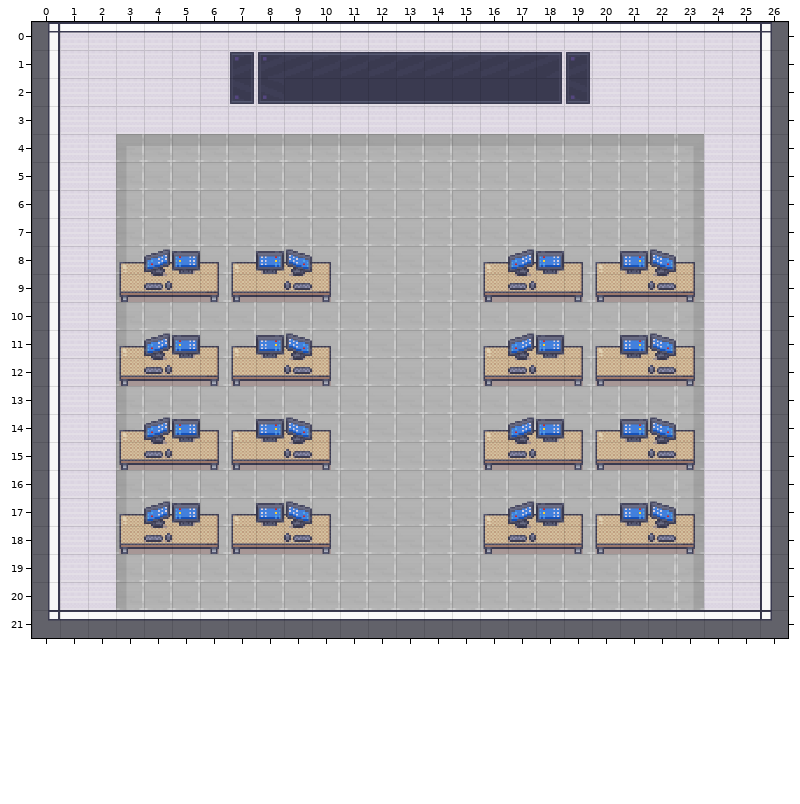
One commit to this Tiled map (JSON): assets/maps/lab.json. The first picture shows the starting point.
Cells are 32x32 px. Shown: x 0..26, y 0..21.
The result:
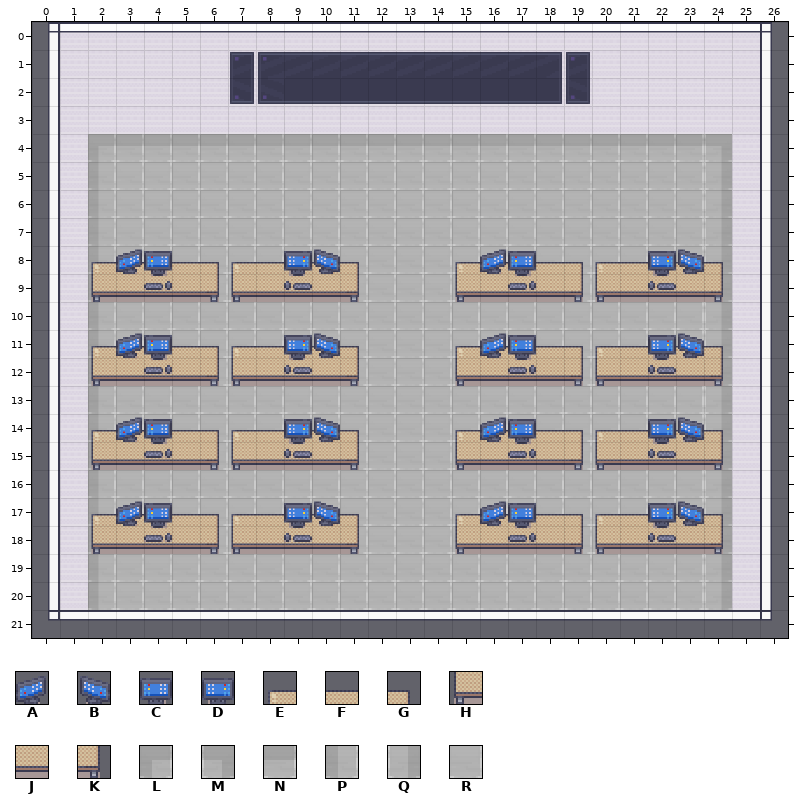
Key: from "office": A 426, B 426 flipped left-right, C 427, D 427 flipped left-right, E 484, F 485, G 486, H 500, J 501, K 502; from "wall-floor": L 90, M 90 flipped left-right, N 91, P 106, Q 106 flipped left-right, R 107.
_ is an empty cell.
Changes in this commit:
Layer "floor":
Tile P gives way to one hidden under a higher layer in row 9 at x 3; in row 12 at x 3; in row 15 at x 3; in row 18 at x 3.
Tile Q gives way to one hidden under a higher layer in row 9 at x 23; in row 12 at x 23; in row 15 at x 23; in row 18 at x 23.
Tile L now appears in row 4 at x 2.
Tile M now appears in row 4 at x 24.
The author changed tile M to tile N in row 4 at x 23.
Tile P now appears in rows 5 to 20 at x 2.
Tile Q now appears in rows 5 to 20 at x 24.
The author changed tile P to tile R in row 8 at x 3; in row 11 at x 3; in row 14 at x 3; in row 17 at x 3.
The author changed tile Q to tile R in rows 5 to 8 at x 23; in rows 10 to 11 at x 23; in rows 13 to 14 at x 23; in rows 16 to 17 at x 23; in rows 19 to 20 at x 23.
Layer "desks":
Tile E now appears in row 8 at x 2 and 15; in row 11 at x 2 and 15; in row 14 at x 2 and 15; in row 17 at x 2 and 15.
The author changed tile E to tile F in row 8 at x 3 and 16; in row 11 at x 3 and 16; in row 14 at x 3 and 16; in row 17 at x 3 and 16.
The author changed tile G to tile F in row 8 at x 10 and 23; in row 11 at x 10 and 23; in row 14 at x 10 and 23; in row 17 at x 10 and 23.
Tile G now appears in row 8 at x 11 and 24; in row 11 at x 11 and 24; in row 14 at x 11 and 24; in row 17 at x 11 and 24.
Tile H now appears in row 9 at x 2 and 15; in row 12 at x 2 and 15; in row 15 at x 2 and 15; in row 18 at x 2 and 15.
The author changed tile H to tile J in row 9 at x 3 and 16; in row 12 at x 3 and 16; in row 15 at x 3 and 16; in row 18 at x 3 and 16.
The author changed tile K to tile J in row 9 at x 10 and 23; in row 12 at x 10 and 23; in row 15 at x 10 and 23; in row 18 at x 10 and 23.
Tile K now appears in row 9 at x 11 and 24; in row 12 at x 11 and 24; in row 15 at x 11 and 24; in row 18 at x 11 and 24.
Layer "screens":
Tile A now appears in row 8 at x 3 and 16; in row 11 at x 3 and 16; in row 14 at x 3 and 16; in row 17 at x 3 and 16.
Tile B now appears in row 8 at x 10 and 23; in row 11 at x 10 and 23; in row 14 at x 10 and 23; in row 17 at x 10 and 23.
The author changed tile A to tile C in row 8 at x 4 and 17; in row 11 at x 4 and 17; in row 14 at x 4 and 17; in row 17 at x 4 and 17.
The author changed tile B to tile D in row 8 at x 9 and 22; in row 11 at x 9 and 22; in row 14 at x 9 and 22; in row 17 at x 9 and 22.
The author cleared tile C in row 8 at x 5 and 18; in row 11 at x 5 and 18; in row 14 at x 5 and 18; in row 17 at x 5 and 18.
The author cleared tile D in row 8 at x 8 and 21; in row 11 at x 8 and 21; in row 14 at x 8 and 21; in row 17 at x 8 and 21.
